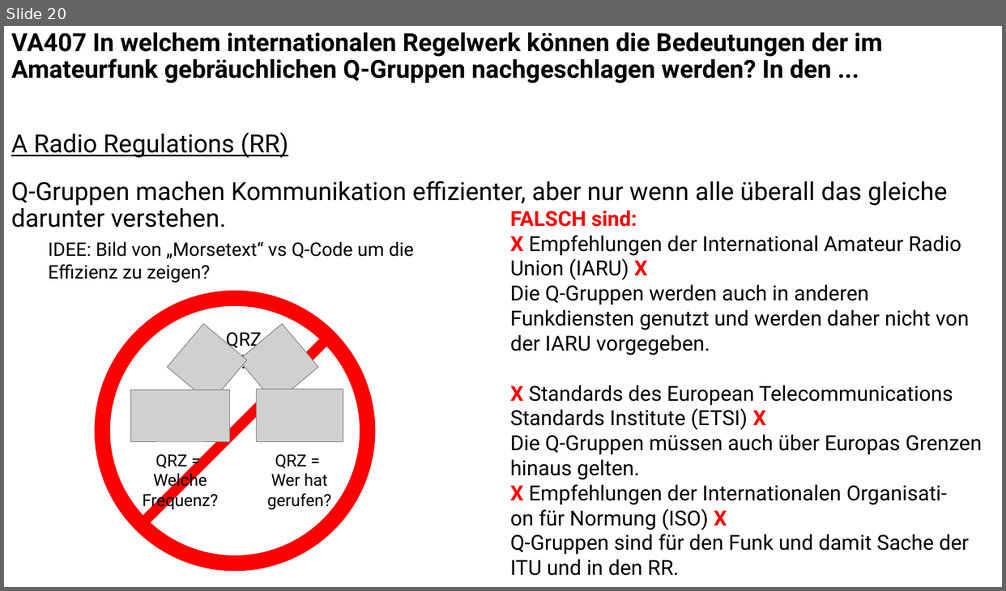
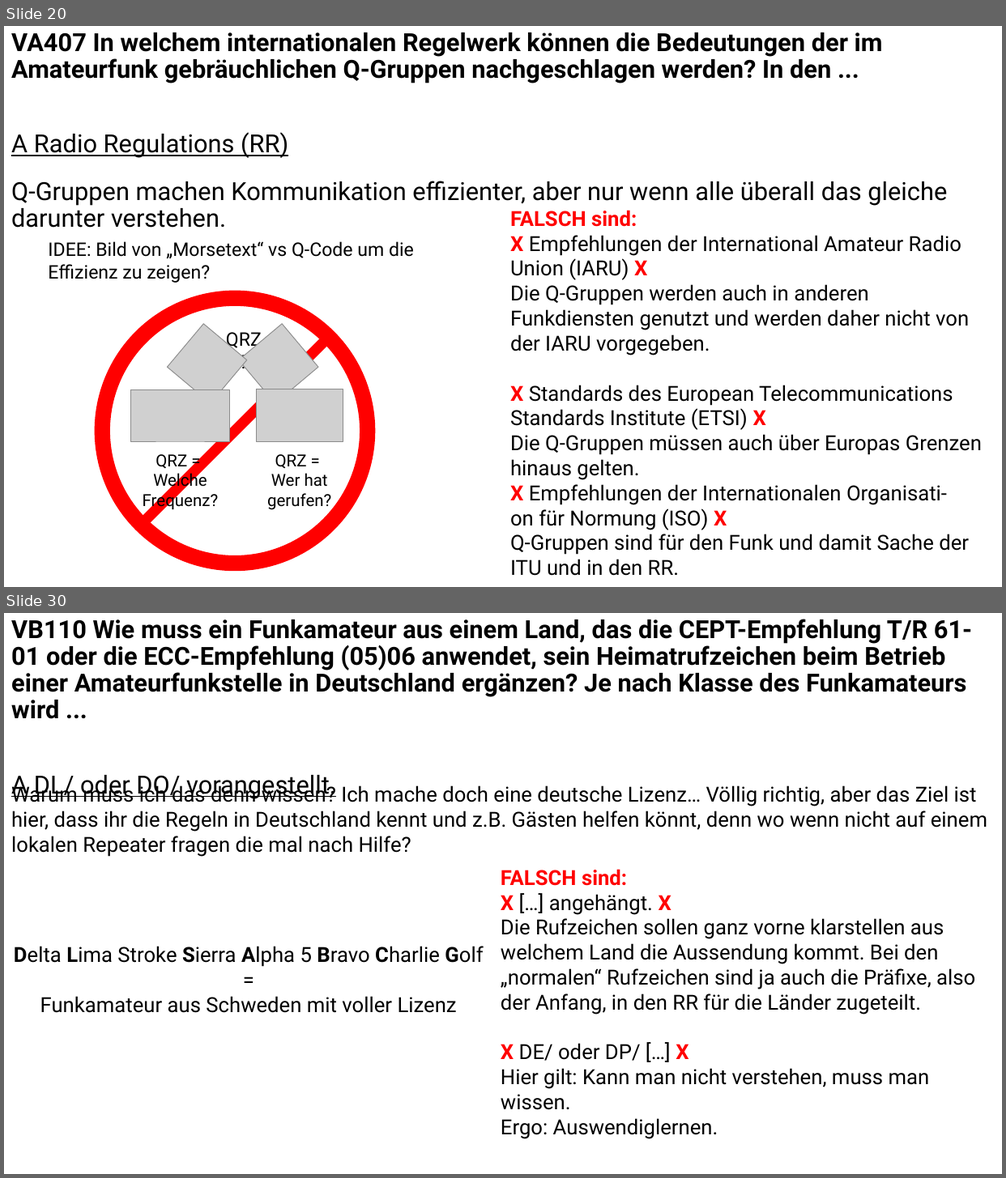
Before and after one commit to Nothinel/Lichtblicke_Amateurfunk, a slide deck: Kenntnisse_von_Vorschriften/Lichtblicke_Kenntnisse_von_Vorschriften.pptx. Shown one above the other, each under a label of ours: slide 20 before the commit, slides 20 and 30 after it; the slides between them are not shown. The pictures are 1006x591 and 1006x1178 pixels, drawn with LibreOffice and Linux fonts; fonts in the diff are those of the drawing; grey boxes stand for pictures. Boxes give left, top, right and bottom in pixels: in the first picture for what was removed or moved away, otherwise in the second. Text is boxed around its words. In the diff, an @@ line names an element or a change of style, - is before the commit and + after.

Commit message:
Fragen bis VB112 hinzugefügt, Flaggen von Russland und Frankreich hinzugefügt

```diff
--- a/Kenntnisse_von_Vorschriften/Lichtblicke_Kenntnisse_von_Vorschriften.pptx
+++ b/Kenntnisse_von_Vorschriften/Lichtblicke_Kenntnisse_von_Vorschriften.pptx
@@ slide 30 added at [4, 613, 1002, 1174], background #FFFFFF @@
@@ text added at [11, 619, 972, 800], 24 pt, text #000000, bold @@
+VB110 Wie muss ein Funkamateur aus einem Land, das die CEPT-Empfehlung T/R 61-01 oder die ECC-Empfehlung (05)06 anwendet, sein Heimatrufzeichen beim Betrieb einer Amateurfunkstelle in Deutschland ergänzen? Je nach Klasse des Funkamateurs wird ...
+A DL/ oder DO/ vorangestellt.
@@ text added at [11, 783, 987, 857], 20 pt, text #000000 @@
+Warum muss ich das denn wissen? Ich mache doch eine deutsche Lizenz… Völlig richtig, aber das Ziel ist hier, dass ihr die Regeln in Deutschland kennt und z.B. Gästen helfen könnt, denn wo wenn nicht auf einem lokalen Repeater fragen die mal nach Hilfe?
@@ text added at [501, 869, 975, 1110], 20 pt, text #000000 @@
+FALSCH sind:
+X […] angehängt. X
+Die Rufzeichen sollen ganz vorne klarstellen aus welchem Land die Aussendung kommt. Bei den „normalen“ Rufzeichen sind ja auch die Präfixe, also der Anfang, in den RR für die Länder zugeteilt.
+X DE/ oder DP/ […] X
+Hier gilt: Kann man nicht verstehen, muss man wissen.
+Ergo: Auswendiglernen.
@@ text added at [14, 946, 483, 1013], 20 pt, text #000000 @@
+Delta Lima Stroke Sierra Alpha 5 Bravo Charlie Golf
+=
+Funkamateur aus Schweden mit voller Lizenz
```
Also in this commit, not shown: 1 slide changed, 10 other slides added, 2 other files.
